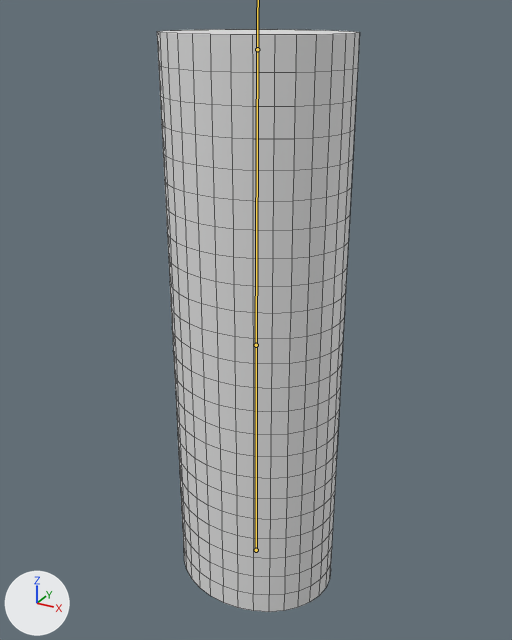
Two versions of the FBX model OpenGL/res/object/cylinder/anim_cylinder.fbx, one commit apart.
Before and after are seen from a camera (50 mm lens) standing at (3.53, -6.42, 3.45) and looking at (-0.03, 0.05, 0.22). Lighting does not change. The marker at lower left points along +X, +Y and +Z. The bones that bend it are drawn over the model as lines. Mesh edges are drawn as thin lines.
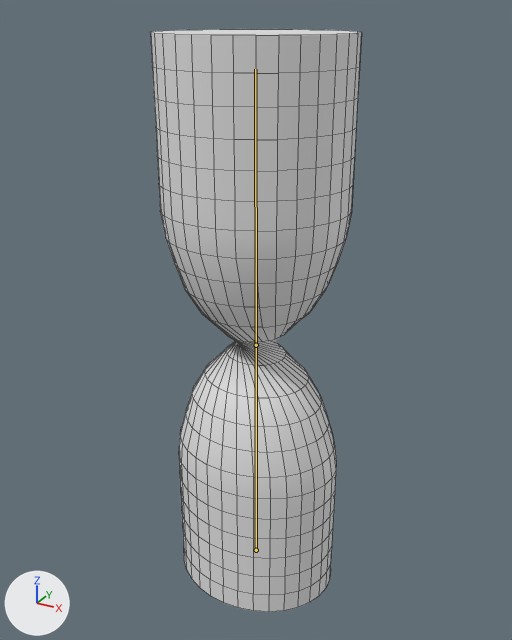
The newer file adds an action. The first version stands in its rest pose; the second is drawn at frame 52 of the action 'Armature|Armature|Armature|ArmatureAction|Armature|ArmatureAction'.

Boxes [x1, y1, x2, y2] around the edits, measured in the pictures (512 x 640 px):
'Cylinder', posed: before [157, 29, 360, 612]; after [150, 29, 362, 612]
bone 'UpperArm', root to tip: before (256, 345) to (257, 49); after (256, 345) to (255, 69)

What the commit changed:
Bone 'UpperArm' (bone_upperarm) turns from (0, 0, 0) to (-2, -151, 0) degrees about its own x, y and z.
